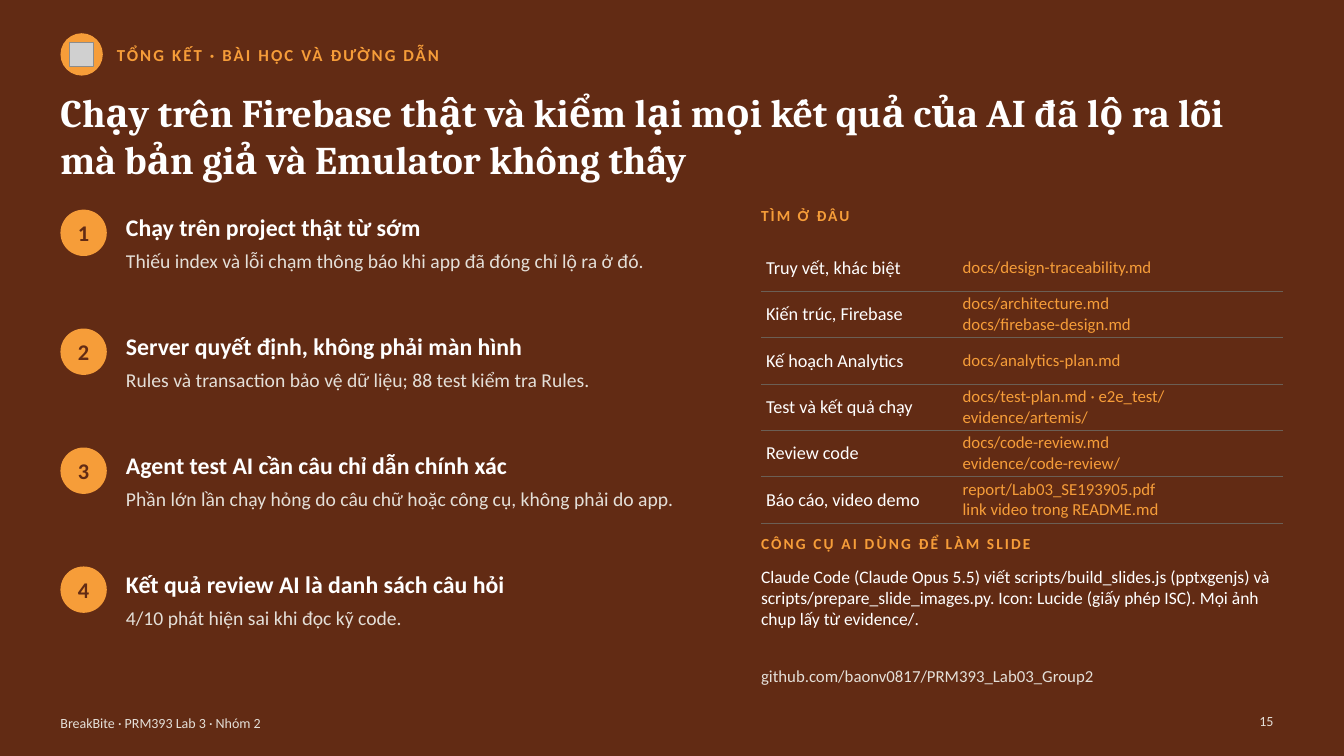
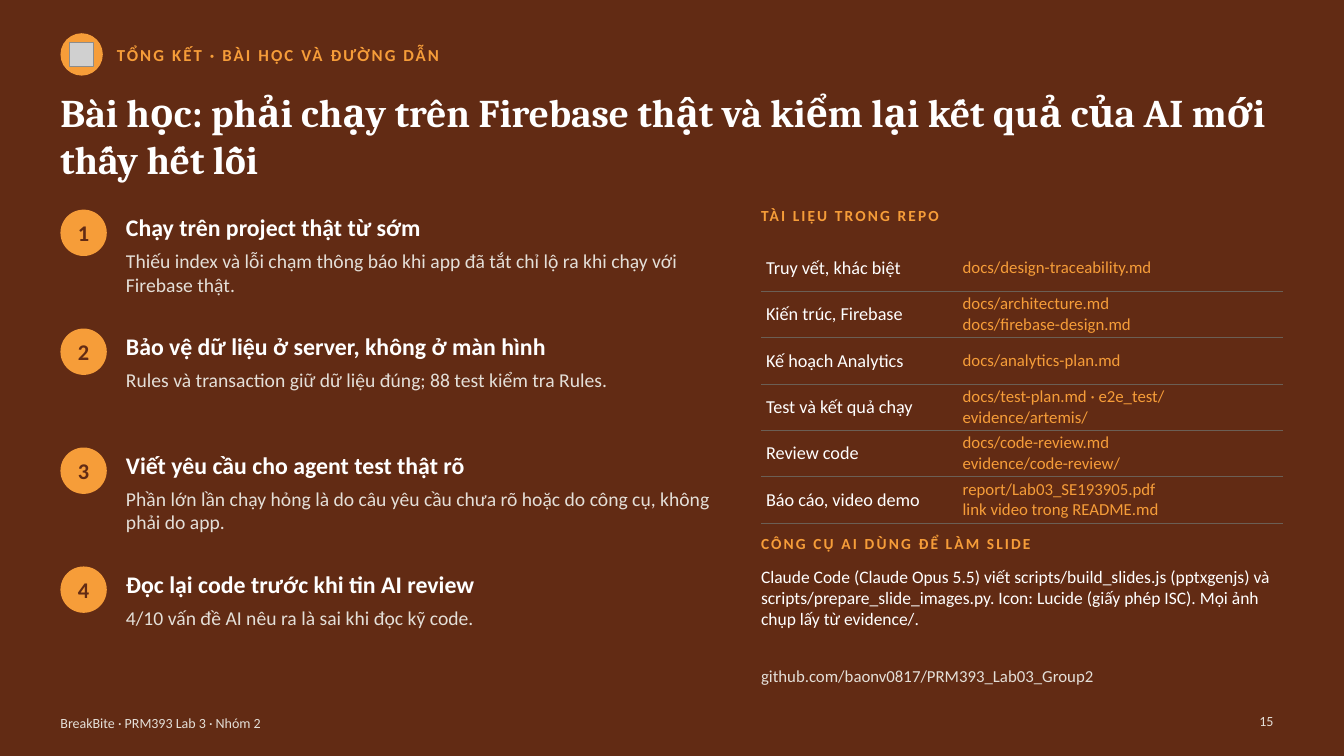
Before and after one commit to baonv0817/PRM393_Lab03_Group2, a slide deck: slide 15 of slides/Lab03_SE193905_slides.pptx. Drawn at 1344x756 pixels with LibreOffice and Linux fonts; fonts in the diff are those of the drawing; grey boxes stand for pictures. Boxes give left, top, right and bottom in pixels: in the first picture for what was removed or moved away, otherwise in the second. Text is boxed around its words. In the diff, an @@ line names an element or a change of style, - is before the commit and + after.

```diff
--- a/slides/Lab03_SE193905_slides.pptx
+++ b/slides/Lab03_SE193905_slides.pptx
@@ text at (x1=60, y1=99, x2=1184, y2=175): text changed @@
-Chạy trên Firebase thật và kiểm lại mọi kết quả của AI đã lộ ra lỗi mà bản giả và Emulator không thấy
+Bài học: phải chạy trên Firebase thật và kiểm lại kết quả của AI mới thấy hết lỗi
@@ text at (x1=761, y1=208, x2=850, y2=221): text changed @@
-TÌM Ở ĐÂU
+TÀI LIỆU TRONG REPO
@@ text at (x1=126, y1=252, x2=677, y2=296): text changed @@
-Thiếu index và lỗi chạm thông báo khi app đã đóng chỉ lộ ra ở đó.
+Thiếu index và lỗi chạm thông báo khi app đã tắt chỉ lộ ra khi chạy với Firebase thật.
@@ text at (x1=126, y1=338, x2=545, y2=360): text changed @@
-Server quyết định, không phải màn hình
+Bảo vệ dữ liệu ở server, không ở màn hình
@@ text at (x1=126, y1=372, x2=607, y2=391): text changed @@
-Rules và transaction bảo vệ dữ liệu; 88 test kiểm tra Rules.
+Rules và transaction giữ dữ liệu đúng; 88 test kiểm tra Rules.
@@ text at (x1=126, y1=456, x2=464, y2=478): text changed @@
-Agent test AI cần câu chỉ dẫn chính xác
+Viết yêu cầu cho agent test thật rõ
@@ text at (x1=126, y1=491, x2=709, y2=532): text changed @@
-Phần lớn lần chạy hỏng do câu chữ hoặc công cụ, không phải do app.
+Phần lớn lần chạy hỏng là do câu yêu cầu chưa rõ hoặc do công cụ, không phải do app.
@@ text at (x1=126, y1=576, x2=474, y2=598): text changed @@
-Kết quả review AI là danh sách câu hỏi
+Đọc lại code trước khi tin AI review
@@ text at (x1=126, y1=610, x2=473, y2=629): text changed @@
-4/10 phát hiện sai khi đọc kỹ code.
+4/10 vấn đề AI nêu ra là sai khi đọc kỹ code.
```
Also in this commit, not shown: 14 other slides changed, 2 other files.
